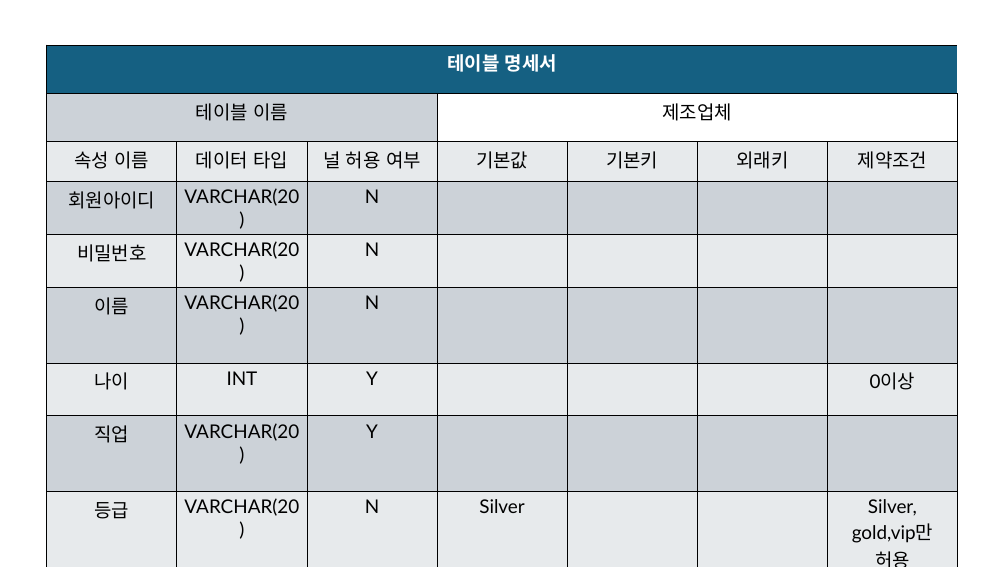
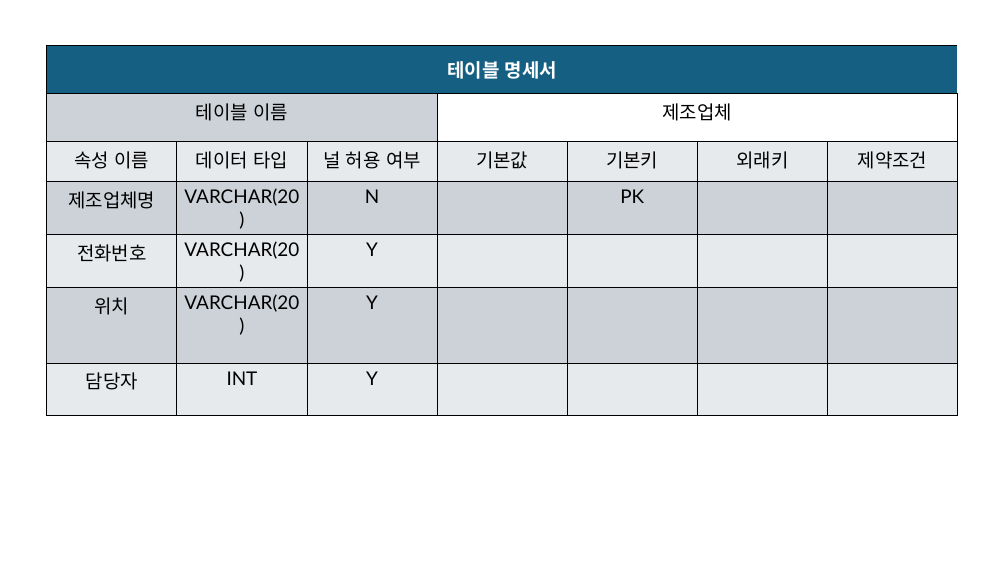
Before and after one commit to Goldstargreat/DB_2025-2, a slide deck: slide 3 of 3_테이블명세서_한빛마트온라인몰.pptx. Drawn at 1008x567 pixels with LibreOffice and Linux fonts; fonts in the diff are those of the drawing. Boxes give left, top, right and bottom in pixels: in the first picture for what was removed or moved away, otherwise in the second. Text is boxed around its words. In the diff, an @@ line names an element or a change of style, - is before the commit and + after.

```diff
--- a/3_테이블명세서_한빛마트온라인몰.pptx
+++ b/3_테이블명세서_한빛마트온라인몰.pptx
@@ table at bbox=[47, 45, 957, 394] @@
-row 4: 회원아이디 | VARCHAR(20) | N |  |  |  | 
-row 5: 비밀번호 | VARCHAR(20) | N |  |  |  | 
-row 6: 이름 | VARCHAR(20) | N |  |  |  | 
-row 7: 나이 | INT | Y |  |  |  | 0이상
-row 8: 직업 | VARCHAR(20) | Y |  |  |  | 
-row 9: 등급 | VARCHAR(20) | N | Silver |  |  | Silver, gold,vip만 허용
-row 10: 적립금 | INT | N | 0 |  |  | 
+row 4: 제조업체명 | VARCHAR(20) | N |  | PK |  | 
+row 5: 전화번호 | VARCHAR(20) | Y |  |  |  | 
+row 6: 위치 | VARCHAR(20) | Y |  |  |  | 
+row 7: 담당자 | INT | Y |  |  |  | 
```
Also in this commit, not shown: 4 other slides changed.
